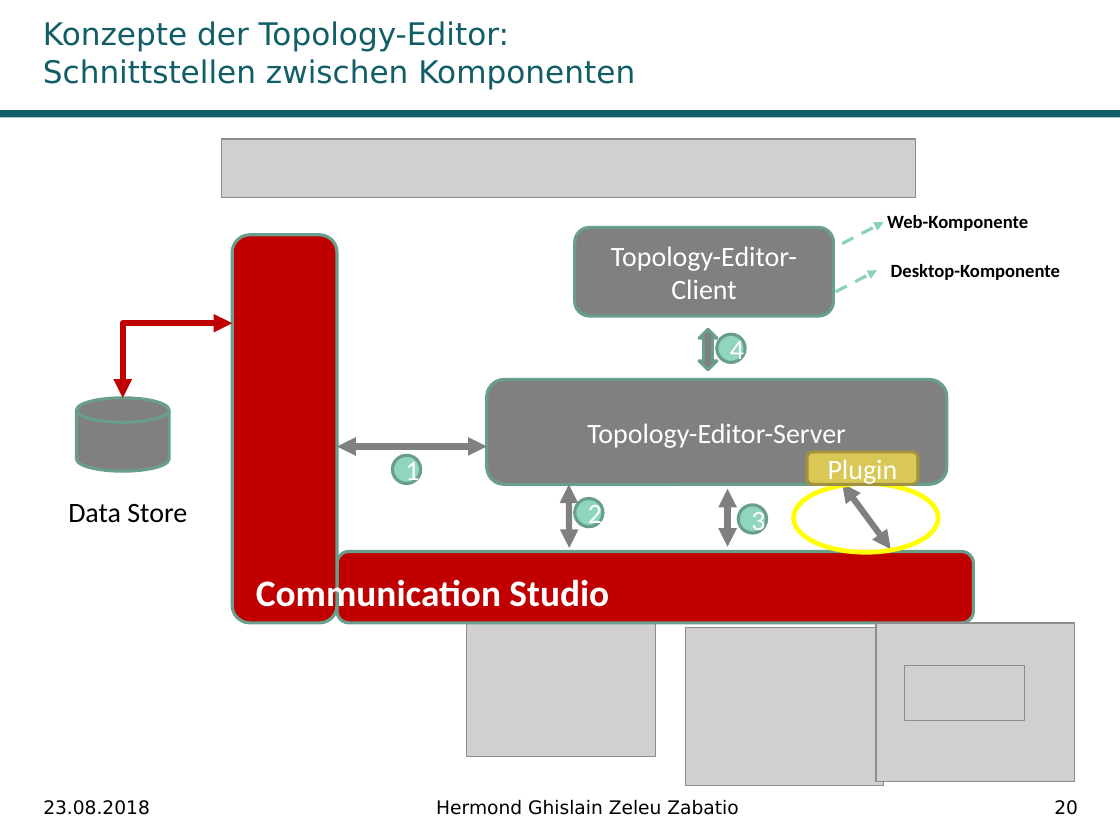
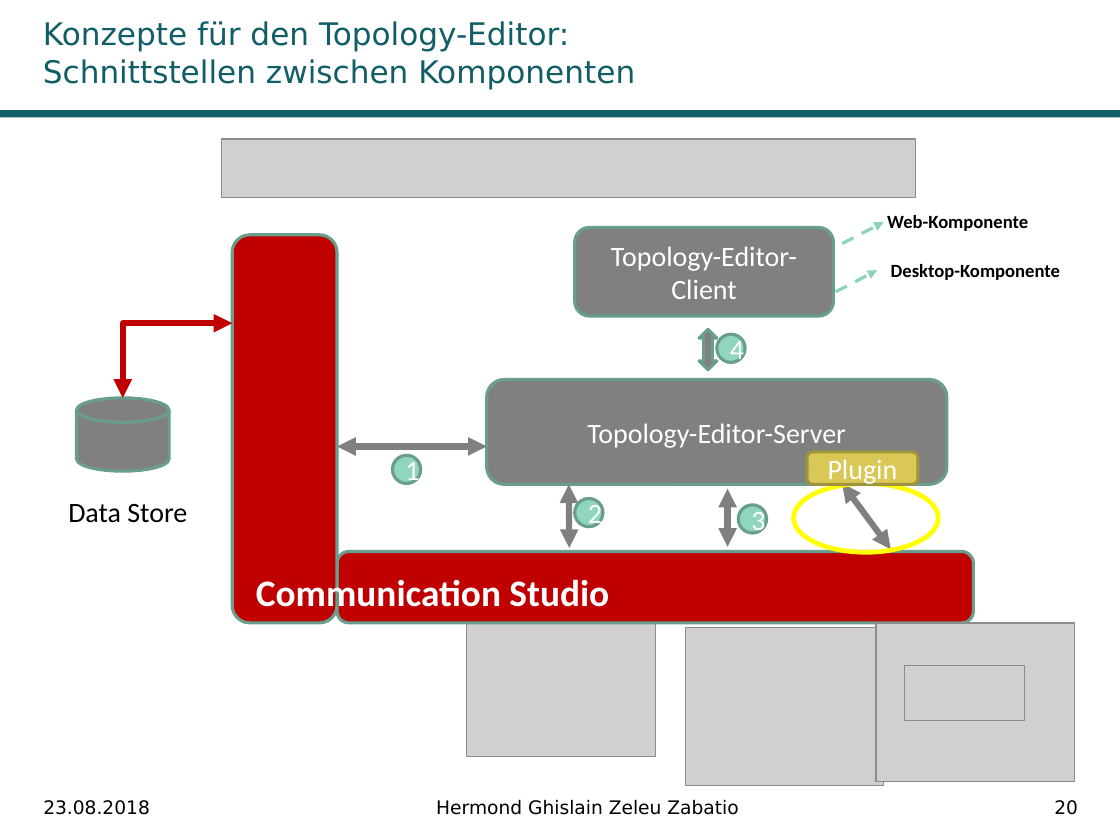
Before and after one commit to Ghislain1/zoe-fb-app, a slide deck: slide 20 of Master-Abschluss.pptx. Drawn at 1120x840 pixels with LibreOffice and Linux fonts; fonts in the diff are those of the drawing; grey boxes stand for pictures; background and template pictures are left out. Boxes give left, top, right and bottom in pixels: in the first picture for what was removed or moved away, otherwise in the second. Text is boxed around its words. In the diff, an @@ line names an element or a change of style, - is before the commit and + after.

```diff
--- a/Master-Abschluss.pptx
+++ b/Master-Abschluss.pptx
@@ title at (43,21,635,89): text changed @@
-Konzepte der Topology-Editor: Schnittstellen zwischen Komponenten
+Konzepte für den Topology-Editor: Schnittstellen zwischen Komponenten
```
Also in this commit, not shown: 22 other slides changed.
